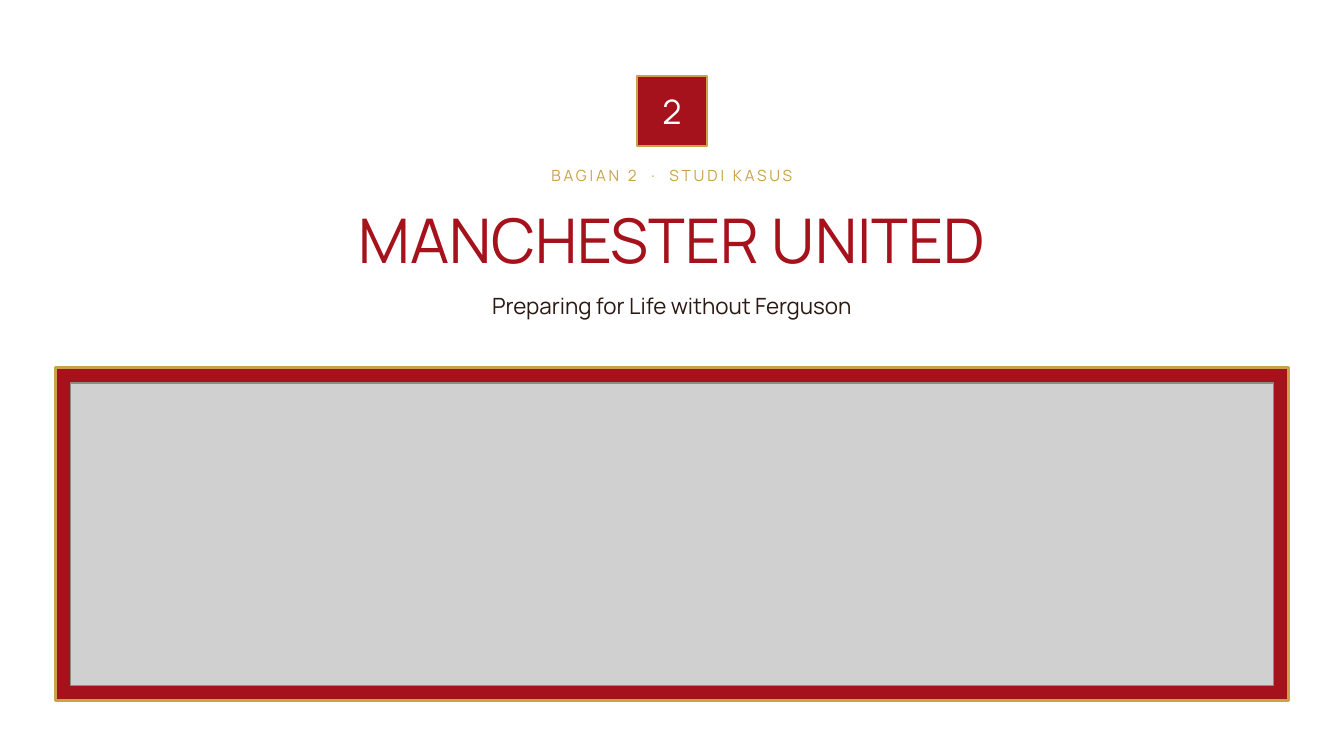
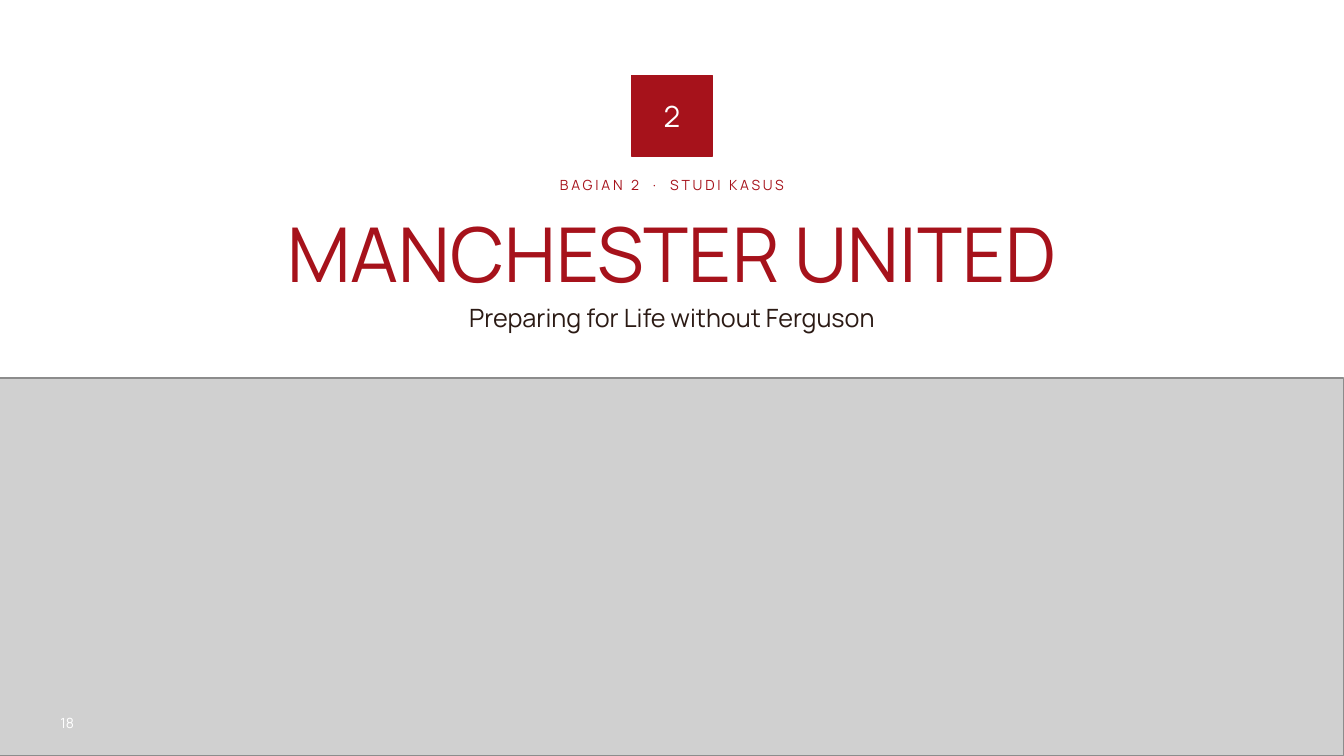
Before and after one commit to aslihabnuri/Dom-Manipulation, a slide deck: slide 18 of materi-strategic-management/presentasi/SMJKT_Group 4_Case Manchester United_tema cream.pptx. Drawn at 1344x756 pixels with LibreOffice and Linux fonts; fonts in the diff are those of the drawing; grey boxes stand for pictures; background and template pictures are left out. Boxes give left, top, right and bottom in pixels: in the first picture for what was removed or moved away, otherwise in the second. Text is boxed around its words. In the diff, an @@ line names an element or a change of style, - is before the commit and + after.

```diff
--- a/materi-strategic-management/presentasi/SMJKT_Group 4_Case Manchester United_tema cream.pptx
+++ b/materi-strategic-management/presentasi/SMJKT_Group 4_Case Manchester United_tema cream.pptx
@@ text "2" at (x1=664, y1=105, x2=681, y2=127): size 24 to 20.8 pt @@
@@ rectangle resized from (x1=637, y1=76, x2=708, y2=146) to (x1=632, y1=76, x2=713, y2=156) @@
@@ rectangle at (x1=632, y1=76, x2=713, y2=156): outline #C9A24A 1.5 pt to #A6121B 1 pt @@
@@ text "BAGIAN 2 · STUDI KASUS" moved from (x1=551, y1=169, x2=792, y2=181) to (x1=560, y1=179, x2=784, y2=191) @@
@@ text "BAGIAN 2 · STUDI KASUS" at (x1=560, y1=179, x2=784, y2=191): size 11 to 10 pt, text colour #C9A24A to #A6121B @@
@@ text "MANCHESTER UNITED" moved from (x1=358, y1=217, x2=985, y2=264) to (x1=287, y1=226, x2=1056, y2=283) @@
@@ text "MANCHESTER UNITED" at (x1=287, y1=226, x2=1056, y2=283): size 44 to 54 pt @@
@@ text "Preparing for Life without Ferguson" moved from (x1=492, y1=297, x2=851, y2=320) to (x1=469, y1=308, x2=875, y2=334) @@
@@ text "Preparing for Life without Ferguson" at (x1=469, y1=308, x2=875, y2=334): size 16 to 18 pt @@
@@ picture resized from (x1=71, y1=383, x2=1273, y2=686) to (x1=0, y1=378, x2=1344, y2=756) @@
@@ rectangle removed at (x1=55, y1=368, x2=1289, y2=701) @@
@@ text added at (x1=60, y1=718, x2=74, y2=728), 10 pt, text #FFFFFF @@
+18
```
Also in this commit, not shown: 32 other slides changed, 8 other files.
